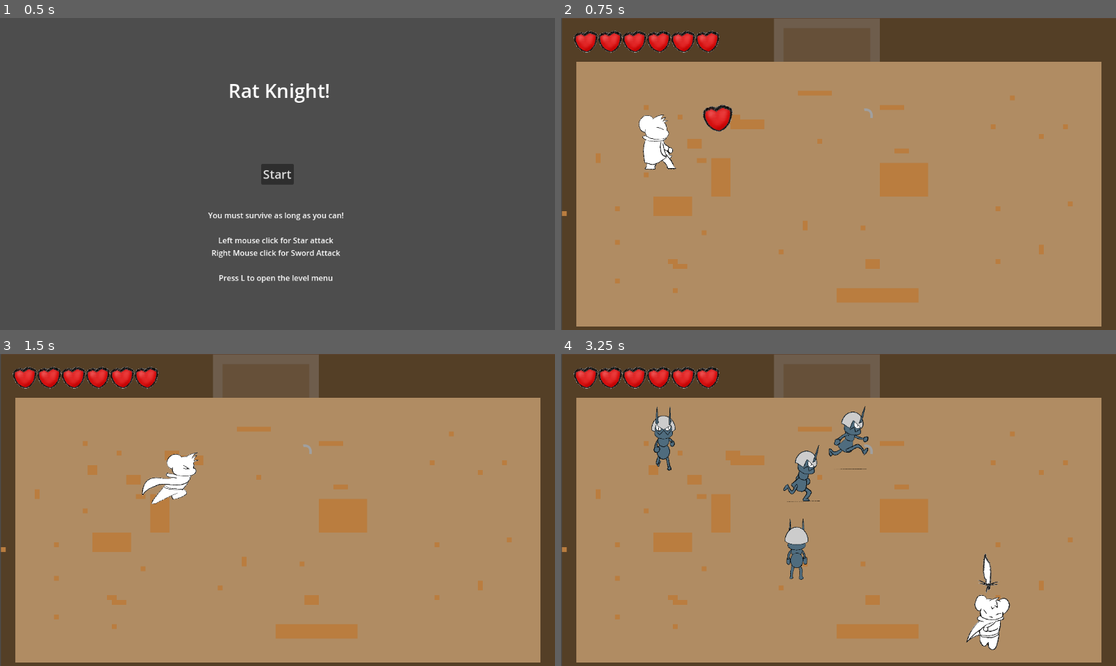
Above: before the commit, frames 1-4 (two rows, left to right).
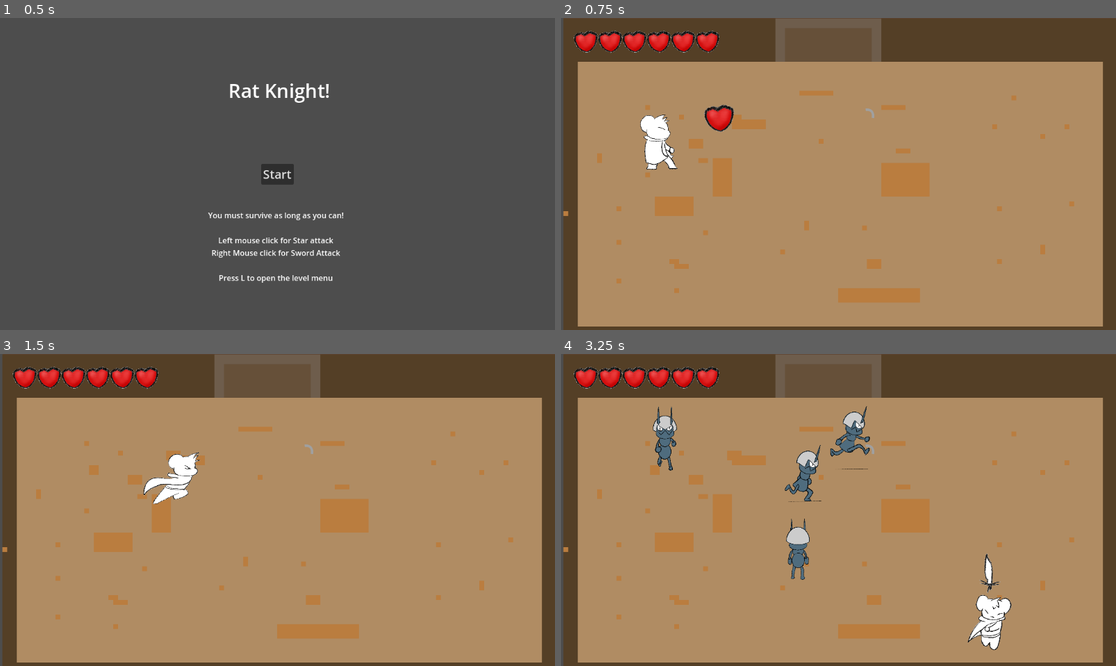
Above: after the commit, the same moments.

Repository: bcorrigall/ratknight
Game: Godot game, scene res://main_menu.tscn
Same seed, same stepped clock (60 frames per second), same inputs: the game is played once before the commit and once after it. The engine's default icon, where the game draws it, is replaced by a stand-in: a white triangle on a blue panel in a dark square.
Inputs (mouse positions are in pixels of both pictures, inside the frame that each line leads up to):
- Up to frame 1 (0.5 s): no input
- Up to frame 2 (0.75 s): click "Start" at 0.5 s
- Up to frame 3 (1.5 s): tap Enter at 1.25 s; move the mouse to (399, 494) at 1.27 s; hold Right (move_right) from 1.28 s (still down); hold Shift (dash) from 1.28 s (still down)
- Up to frame 4 (3.25 s): move the mouse to (727, 525) at 2.02 s; release Right (move_right) at 2.03 s; release Shift (dash) at 2.03 s; hold S (move_down) 2.03-2.78 s; tap J (attack_light) at 2.1 s; tap Shift (dash) at 2.3, 3.05 s; move the mouse to (894, 441) at 2.77 s; hold Right (move_right) from 2.78 s (still down); hold K (attack_spin) from 2.78 s (still down)

Frame 1 is identical in both runs. In frame 2, 1.6% of the frame differs, in the area x 0-98%, y 0-100%; in frame 3, 1.5%; in frame 4, 3.0%.

Commit message:
shake effect when hit the enemy

Diff:
--- /dev/null
+++ b/Camera2D.gd
@@ -0,0 +1,35 @@
+extends Camera2D
+
+@export var randomStrength: float =5.0# can change it to edit the shake effect
+@export var shakeFade: float =3.0# can change it to edit the shake effect
+var shakebool=false
+var rng = RandomNumberGenerator.new()
+var shake_strength: float =0.0
+
+func apply_shake():
+	shake_strength=randomStrength
+
+
+
+func randomOffset() ->Vector2:
+	return Vector2(rng.randf_range(-shake_strength,shake_strength),rng.randf_range(-shake_strength,shake_strength))
+# Called when the node enters the scene tree for the first time.
+
+func _ready():
+	pass # Replace with function body.
+
+
+# Called every frame. 'delta' is the elapsed time since the previous frame.
+func _process(delta):
+	if shakebool==true:
+		apply_shake()
+
+	if shake_strength>0:
+		shake_strength=lerpf(shake_strength,0,shakeFade*delta)
+
+		offset=randomOffset()
+
+func shake_change():
+	shakebool=true
+func shake_false():
+	shakebool=false
--- /dev/null
+++ b/camera_2d.tscn
@@ -0,0 +1,7 @@
+[gd_scene load_steps=2 format=3 uid="uid://d17bi3rq3knuv"]
+
+[ext_resource type="Script" path="res://Camera2D.gd" id="1_rkpda"]
+
+[node name="Camera2D" type="Camera2D"]
+position = Vector2(573, 324)
+script = ExtResource("1_rkpda")
--- a/enemy.gd
+++ b/enemy.gd
@@ -11,6 +11,7 @@
 @onready var player = get_parent().get_node("theRat")
 @export var Item = preload("res://item.tscn")
 @onready var effects = $Effect
+@onready var shake = get_parent().get_node("Camera2D")
 
 var jerk_time = 1
 var jerk_lower_bound = -0.2
@@ -18,6 +19,7 @@
 var noise = Vector2(randf_range(jerk_lower_bound, jerk_upper_bound), randf_range(jerk_lower_bound, jerk_upper_bound))
 var speed_boost = 0
 var attacking = false
+var deltax=0# for the shake
 
 @export var experience = 150
 
@@ -25,7 +27,7 @@
 	$JerkTimer.start(jerk_time)
 
 func _physics_process(delta):
-
+	deltax=delta#store the value for shake
 	playerposition = player.position
 	targetposition = (playerposition - position).normalized()
 
@@ -98,6 +100,9 @@
 
 func get_damage():
 	effects.play("gethurt")
+	shake.shake_change()
+	shake._process(deltax)
+	shake.shake_false()
 	$Timer.start(0.4)
 	if(health <= 0):
 		death()
--- a/enemy.tscn
+++ b/enemy.tscn
@@ -237,7 +237,10 @@
 
 [node name="AttackTimer" type="Timer" parent="."]
 
+[node name="shakeTimer" type="Timer" parent="."]
+
 [connection signal="area_entered" from="HurtBox" to="." method="_on_hurt_box_area_entered"]
 [connection signal="timeout" from="Timer" to="." method="_on_timer_timeout"]
 [connection signal="timeout" from="JerkTimer" to="." method="_on_jerk_timer_timeout"]
 [connection signal="timeout" from="AttackTimer" to="." method="_on_attack_timer_timeout"]
+[connection signal="timeout" from="shakeTimer" to="." method="_on_shake_timer_timeout"]
--- a/main.tscn
+++ b/main.tscn
@@ -7,6 +7,7 @@
 [ext_resource type="PackedScene" uid="uid://chon0078cvn0t" path="res://item.tscn" id="6_ebi3h"]
 [ext_resource type="PackedScene" uid="uid://s3hes6771ca4" path="res://trap.tscn" id="7_nj3te"]
 [ext_resource type="PackedScene" uid="uid://dfca0t804oegk" path="res://enemy_spawner.tscn" id="8_hi4nx"]
+[ext_resource type="PackedScene" uid="uid://d17bi3rq3knuv" path="res://camera_2d.tscn" id="8_kjvnh"]
 
 [sub_resource type="TileSetAtlasSource" id="TileSetAtlasSource_hf4va"]
 texture = ExtResource("3_f0uep")
@@ -56,3 +57,5 @@
 position = Vector2(638, 198)
 
 [node name="enemySpawner" parent="." instance=ExtResource("8_hi4nx")]
+
+[node name="Camera2D" parent="." instance=ExtResource("8_kjvnh")]
--- a/project.godot
+++ b/project.godot
@@ -72,6 +72,11 @@
 "events": [Object(InputEventKey,"resource_local_to_scene":false,"resource_name":"","device":0,"window_id":0,"alt_presse …(181 unchanged characters)…
 ]
 }
+shake={
+"deadzone": 0.5,
+"events": [Object(InputEventKey,"resource_local_to_scene":false,"resource_name":"","device":-1,"window_id":0,"alt_pressed":false,"shift_pressed":false,"ctrl_pressed":false,"meta_pressed":false,"pressed":false,"keycode":0,"physical_keycode":32,"key_label":0,"unicode":32,"echo":false,"script":null)
+]
+}
 
 [layer_names]
 
Not shown: 1 places in main.tscn that only renumber resources
